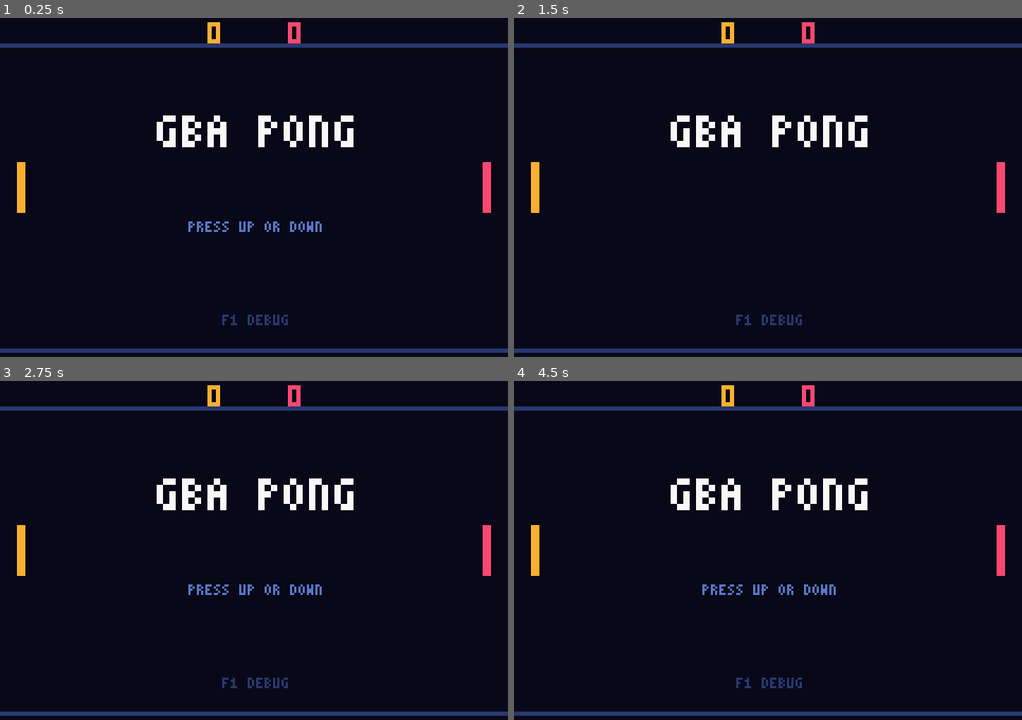
Above: before the commit, frames 1-4 (two rows, left to right).
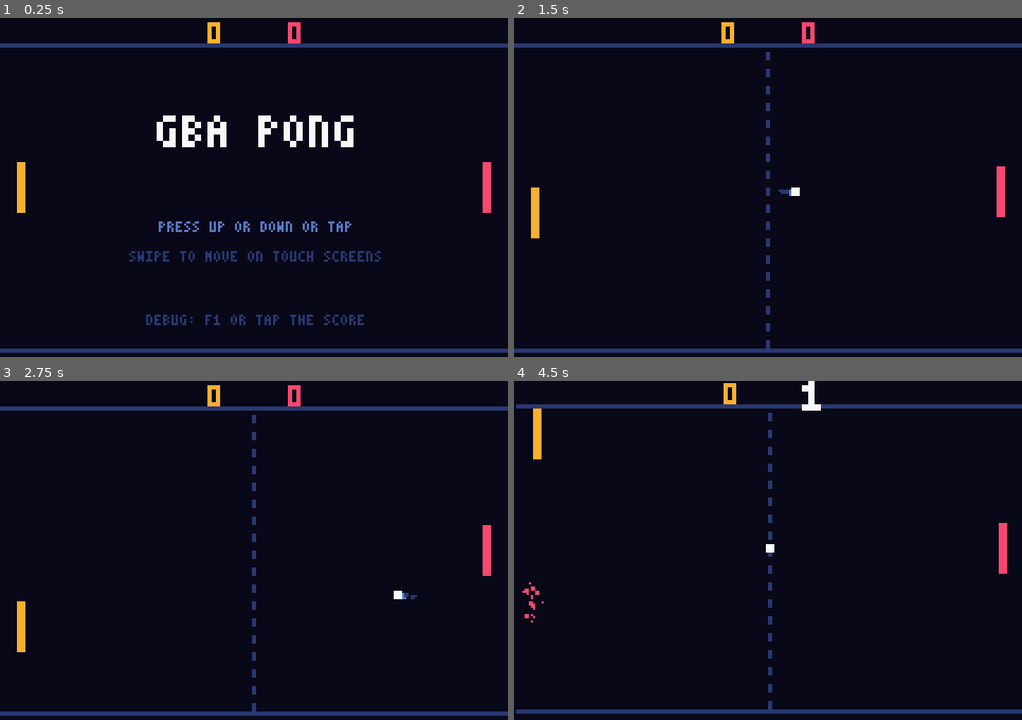
Above: after the commit, the same moments.

Repository: goodandbadvibes/gba-pong
Game: Godot game, scene res://scenes/main.tscn
The game is run twice, just before and just after one commit, with the same random seed, the same clock (stepped at 60 frames per second) and the same inputs.
Inputs (mouse positions are in pixels of both pictures, inside the frame that each line leads up to):
- Up to frame 1 (0.25 s): no input
- Up to frame 2 (1.5 s): tap Enter at 0.5, 0.6 s; move the mouse to (879, 170) at 0.52 s; hold Right 0.53-1.25 s; click (879, 170) at 0.67 s; tap Space at 0.77, 1.07, 1.25 s; tap Keypad Enter at 0.8 s; drag from (666, 204) to (742, 255) at 1.27 s
- Up to frame 3 (2.75 s): move the mouse to (304, 475) at 2.02 s; hold Right from 2.03 s (still down); tap Space at 2.1 s; click (304, 475) at 2.17 s; tap Enter at 2.3 s
- Up to frame 4 (4.5 s): release Right at 2.75 s; drag from (742, 618) to (615, 499) at 2.77 s; move the mouse to (920, 601) at 3.52 s; hold Left 3.53-4.25 s; tap Keypad Enter at 3.6 s; click (920, 601) at 3.67 s; tap Space at 3.77, 3.8, 4.07 s; tap Escape at 4.15 s; drag from (615, 499) to (691, 465) at 4.27 s

The runs differ from the first frame. In frame 1, 1.6% of the frame differs, in the area x 25-75%, y 60-91%; in frame 2, 2.4%; in frame 3, 2.9%; in frame 4, 5.9%, in the area x 0-100%, y 0-99%.

Commit message:
Add touch controls and a GitHub Pages deploy script
Swipe anywhere to move the paddle (tunable SWIPE SPEED, scaled by paddle
speed effects), tap to start, tap the score to open the debug menu,
which then shows a tappable UP/DOWN/-/+/OK/CLOSE bar and accepts taps
on rows. ON SCREEN BUTTONS (debug menu) adds hold-to-move up/down
buttons. Mouse drags emulate touch on desktop.

Menu keys and taps share _menu_action. Tests no longer load or save the
player's tuning file, and cover tap, swipe, slow-scaled swipe, the
on-screen buttons and touch menu use.

tools/deploy-pages.mjs force-pushes build/web to gh-pages.

Co-Authored-By: Claude Opus 5.5 <noreply@anthropic.com>

Diff:
--- a/project.godot
+++ b/project.godot
@@ -23,6 +23,10 @@
 window/stretch/mode="viewport"
 window/stretch/scale_mode="integer"
 
+[input_devices]
+
+pointing/emulate_touch_from_mouse=true
+
 [rendering]
 
 textures/canvas_textures/default_texture_filter=0
--- a/scenes/main.gd
+++ b/scenes/main.gd
@@ -52,6 +52,8 @@
 }
 
 var tuning := Tuning.new()
+## Off in tests, so they neither load nor overwrite the player's saved settings.
+var persist_tuning: bool = true
 var state: State = State.TITLE
 var paddle_cy: Array[float] = [H / 2.0, H / 2.0]
 var effects: Array[Dictionary] = [{}, {}]
@@ -79,12 +81,19 @@
 var menu_index: int = 0
 var menu_scroll: int = 0
 
+# Touch: one finger swipes the paddle; on-screen buttons are optional (debug menu).
+var touch_seen: bool = false
+var swipe_index: int = -1
+var pending_swipe: float = 0.0
+var button_touches: Dictionary = {}
+
 var sfx := {}
 
 
 func _ready() -> void:
 	rng.randomize()
-	tuning.load_saved()
+	if persist_tuning:
+		tuning.load_saved()
 	sfx["paddle"] = _make_blip(880.0, 0.05)
 	sfx["wall"] = _make_blip(440.0, 0.03)
 	sfx["score"] = _make_blip(196.0, 0.2)
@@ -99,21 +108,102 @@
 		if state == State.TITLE or state == State.OVER:
 			if Input.is_action_just_pressed("ui_up") or Input.is_action_just_pressed("ui_down"):
 				start_match()
-		simulate(delta, Input.get_axis("ui_up", "ui_down"))
+		var touch_dir: float = 0.0
+		for dir in button_touches.values():
+			touch_dir += dir
+		simulate(delta, clampf(Input.get_axis("ui_up", "ui_down") + touch_dir, -1.0, 1.0))
 	queue_redraw()
 
 
 func _input(event: InputEvent) -> void:
+	if event is InputEventScreenTouch or event is InputEventScreenDrag:
+		_touch(event)
+		_consume()
+		return
 	var key := event as InputEventKey
 	if key == null or not key.pressed:
 		return
 	if key.keycode == KEY_F1 or key.keycode == KEY_QUOTELEFT:
 		if not key.echo:
 			_toggle_menu()
-		get_viewport().set_input_as_handled()
+		_consume()
 	elif menu_open:
 		_menu_key(key)
-		get_viewport().set_input_as_handled()
+		_consume()
+
+
+## Marks the event handled. Guarded so tests can feed input to a node outside a viewport.
+func _consume() -> void:
+	var viewport := get_viewport()
+	if viewport:
+		viewport.set_input_as_handled()
+
+
+# ---------------------------------------------------------------- touch
+
+const DEBUG_HOTSPOT := Rect2(W / 2 - 32, 0, 64, TOP)
+const TOUCH_UP := Rect2(W - 64, TOP + 8, 30, 30)
+const TOUCH_DOWN := Rect2(W - 64, BOTTOM - 38, 30, 30)
+const MENU_BAR_H := 12
+const MENU_BUTTONS := ["UP", "DOWN", "-", "+", "OK", "CLOSE"]
+
+
+func touch_buttons_on() -> bool:
+	return tuning.get_value("touch_buttons") >= 1.0
+
+
+## Positions arrive in game pixels (240x160) because the viewport stretch transforms them.
+func _touch(event: InputEvent) -> void:
+	touch_seen = true
+	var drag := event as InputEventScreenDrag
+	if drag:
+		if drag.index == swipe_index and not menu_open:
+			pending_swipe += drag.relative.y * tuning.get_value("swipe_speed")
+		return
+
+	var touch := event as InputEventScreenTouch
+	if not touch.pressed:
+		button_touches.erase(touch.index)
+		if touch.index == swipe_index:
+			swipe_index = -1
+		return
+	if menu_open:
+		_menu_touch(touch.position)
+		return
+	if DEBUG_HOTSPOT.has_point(touch.position):
+		_toggle_menu()
+		return
+	if touch_buttons_on() and (state == State.SERVE or state == State.PLAY):
+		if TOUCH_UP.grow(4).has_point(touch.position):
+			button_touches[touch.index] = -1.0
+			return
+		if TOUCH_DOWN.grow(4).has_point(touch.position):
+			button_touches[touch.index] = 1.0
+			return
+	if state == State.TITLE or state == State.OVER:
+		start_match()
+	swipe_index = touch.index
+
+
+func _menu_touch(pos: Vector2) -> void:
+	if pos.y >= H - MENU_BAR_H:
+		var button: int = clampi(int(pos.x / (W / MENU_BUTTONS.size())), 0, MENU_BUTTONS.size() - 1)
+		_menu_action(["up", "down", "dec", "inc", "ok", "close"][button])
+		return
+	var row: int = menu_scroll + int((pos.y - 11.0) / 7.0)
+	if pos.y < 11.0 or row >= _menu_items().size():
+		return
+	if row != menu_index:
+		menu_index = row
+		_play("menu")
+	elif _menu_items()[row].kind == "value":
+		# Tap the right half of the selected row's value: right quarter raises, the quarter before lowers.
+		if pos.x >= W * 0.75:
+			_menu_action("inc")
+		elif pos.x >= W * 0.5:
+			_menu_action("dec")
+	else:
+		_menu_action("ok")
 
 
 # ---------------------------------------------------------------- simulation
@@ -126,6 +216,9 @@
 		return
 
 	_move_paddle(0, dir * paddle_speed(0) * delta)
+	# Swipes move the paddle directly, scaled by speed effects so QUICK/SLOW still matter.
+	_move_paddle(0, pending_swipe * paddle_speed(0) / tuning.get_value("player_speed"))
+	pending_swipe = 0.0
 	_update_cpu(delta)
 
 	match state:
@@ -433,7 +526,11 @@
 
 func _toggle_menu() -> void:
 	menu_open = not menu_open
-	if not menu_open:
+	# Fingers that were down when the menu opened or closed must not keep steering.
+	button_touches.clear()
+	swipe_index = -1
+	pending_swipe = 0.0
+	if not menu_open and persist_tuning:
 		tuning.save()
 		for side in 2:
 			_move_paddle(side, 0.0)
@@ -441,18 +538,35 @@
 
 
 func _menu_key(key: InputEventKey) -> void:
-	var items := _menu_items()
-	var item: Dictionary = items[menu_index]
 	var steps: int = 5 if key.shift_pressed else 1
 	match key.keycode:
 		KEY_UP:
+			_menu_action("up")
+		KEY_DOWN:
+			_menu_action("down")
+		KEY_LEFT:
+			_menu_action("dec", steps)
+		KEY_RIGHT:
+			_menu_action("inc", steps)
+		KEY_ENTER, KEY_KP_ENTER, KEY_SPACE:
+			_menu_action("ok")
+		KEY_ESCAPE:
+			_menu_action("close")
+
+
+## Shared by keys and touch: up, down, dec, inc, ok, close.
+func _menu_action(action: String, steps: int = 1) -> void:
+	var items := _menu_items()
+	var item: Dictionary = items[menu_index]
+	match action:
+		"up":
 			menu_index = wrapi(menu_index - 1, 0, items.size())
-		KEY_DOWN:
+		"down":
 			menu_index = wrapi(menu_index + 1, 0, items.size())
-		KEY_LEFT, KEY_RIGHT:
+		"dec", "inc":
 			if item.kind == "value":
-				tuning.nudge(item.key, steps if key.keycode == KEY_RIGHT else -steps)
-		KEY_ENTER, KEY_KP_ENTER, KEY_SPACE:
+				tuning.nudge(item.key, steps if action == "inc" else -steps)
+		"ok":
 			match item.kind:
 				"spawn":
 					spawn_powerup(item.type)
@@ -463,10 +577,8 @@
 				"close":
 					_toggle_menu()
 					return
-		KEY_ESCAPE:
+		"close":
 			_toggle_menu()
-			return
-		_:
 			return
 	_play("menu")
 
@@ -490,6 +602,10 @@
 	_draw_score(1, W / 2 + 19)
 	_draw_effect_icons(0)
 	_draw_effect_icons(1)
+
+	if touch_buttons_on() and (state == State.SERVE or state == State.PLAY):
+		_draw_touch_button(TOUCH_UP, true, button_touches.values().has(-1.0))
+		_draw_touch_button(TOUCH_DOWN, false, button_touches.values().has(1.0))
 
 	for pu in powerups:
 		if pu.life > 2.0 or fmod(pu.life, 0.2) > 0.1:
@@ -515,13 +631,14 @@
 		State.TITLE:
 			PixelFont.draw(self, "GBA PONG", W / 2, 46, 3, WHITE, PixelFont.Align.CENTER)
 			if fmod(blink, 0.8) < 0.5:
-				PixelFont.draw(self, "PRESS UP OR DOWN", W / 2, 96, 1, MID, PixelFont.Align.CENTER)
-			PixelFont.draw(self, "F1 DEBUG", W / 2, 140, 1, DIM, PixelFont.Align.CENTER)
+				PixelFont.draw(self, "PRESS UP OR DOWN OR TAP", W / 2, 96, 1, MID, PixelFont.Align.CENTER)
+			PixelFont.draw(self, "SWIPE TO MOVE ON TOUCH SCREENS", W / 2, 110, 1, DIM, PixelFont.Align.CENTER)
+			PixelFont.draw(self, "DEBUG: F1 OR TAP THE SCORE", W / 2, 140, 1, DIM, PixelFont.Align.CENTER)
 		State.OVER:
 			var won: bool = scores[0] > scores[1]
 			PixelFont.draw(self, "YOU WIN" if won else "CPU WINS", W / 2, 55, 2, SIDE_COL[0] if won else SIDE_COL[1], PixelFont.Align.CENTER)
 			if fmod(blink, 0.8) < 0.5:
-				PixelFont.draw(self, "PRESS UP OR DOWN", W / 2, 96, 1, MID, PixelFont.Align.CENTER)
+				PixelFont.draw(self, "PRESS UP OR DOWN OR TAP", W / 2, 96, 1, MID, PixelFont.Align.CENTER)
 
 	for popup in popups:
 		# Keep the whole label on screen even when the pickup happened near an edge.
@@ -560,6 +677,21 @@
 		var effect: String = effects[side].keys()[0]
 		var stripe_x: float = rect.position.x + (PADDLE_W - 1 if side == 0 else 0)
 		draw_rect(Rect2(stripe_x, rect.position.y, 1, rect.size.y), PU_INFO[EFFECT_ICON[effect]].color)
+
+
+## Outlined square with a pixel arrow; filled while held.
+func _draw_touch_button(rect: Rect2, up: bool, held: bool) -> void:
+	var color: Color = MID if held else DIM
+	if held:
+		draw_rect(rect, DIM)
+	draw_rect(Rect2(rect.position, Vector2(rect.size.x, 1)), color)
+	draw_rect(Rect2(rect.position + Vector2(0, rect.size.y - 1), Vector2(rect.size.x, 1)), color)
+	draw_rect(Rect2(rect.position, Vector2(1, rect.size.y)), color)
+	draw_rect(Rect2(rect.position + Vector2(rect.size.x - 1, 0), Vector2(1, rect.size.y)), color)
+	var center: Vector2 = (rect.position + rect.size / 2.0).floor()
+	for row in 6:
+		var half: int = row if up else 5 - row
+		draw_rect(Rect2(center.x - half, center.y - 3 + row, half * 2 + 1, 1), WHITE if held else MID)
 
 
 func _draw_powerup(type: int, pos: Vector2) -> void:
@@ -627,6 +759,14 @@
 				text = "< " + text + " >"
 			PixelFont.draw(self, text, W - 4, y, 1, SIDE_COL[0] if selected else color, PixelFont.Align.RIGHT)
 
+	if touch_seen:
+		# Tappable button bar instead of the keyboard hint.
+		var bw: int = W / MENU_BUTTONS.size()
+		for i in MENU_BUTTONS.size():
+			var rect := Rect2(i * bw, H - MENU_BAR_H, bw - 1, MENU_BAR_H)
+			draw_rect(rect, DIM)
+			PixelFont.draw(self, MENU_BUTTONS[i], int(rect.position.x + bw / 2), H - MENU_BAR_H + 4, 1, WHITE, PixelFont.Align.CENTER)
+		return
 	draw_rect(Rect2(0, H - 9, W, 9), DIM)
 	var hint: String = "UP/DOWN PICK  LEFT/RIGHT CHANGE  SHIFT X5"
 	if items[menu_index].kind != "value":
--- a/scripts/tuning.gd
+++ b/scripts/tuning.gd
@@ -22,6 +22,8 @@
 	{"key": "max_balls", "label": "MAX BALLS", "default": 5.0, "min": 1.0, "max": 12.0, "step": 1.0},
 	{"key": "hitstop", "label": "HITSTOP SEC", "default": 0.05, "min": 0.0, "max": 0.2, "step": 0.01},
 	{"key": "shake", "label": "SCREEN SHAKE", "default": 1.0, "min": 0.0, "max": 3.0, "step": 0.25},
+	{"key": "swipe_speed", "label": "SWIPE SPEED", "default": 1.5, "min": 0.5, "max": 4.0, "step": 0.25},
+	{"key": "touch_buttons", "label": "ON SCREEN BUTTONS", "default": 0.0, "min": 0.0, "max": 1.0, "step": 1.0},
 ]
 
 var values: Dictionary = {}
--- a/test/test_rules.gd
+++ b/test/test_rules.gd
@@ -19,12 +19,18 @@
 	_test_multi_ball_respects_max()
 	_test_goal_with_balls_left_keeps_playing()
 	_test_effects_expire()
+	_test_tap_starts_match()
+	_test_swipe_moves_paddle()
+	_test_slow_effect_scales_swipe()
+	_test_touch_buttons()
+	_test_tap_score_opens_menu_and_bar_buttons_work()
 	print("test_rules: %s" % ("FAILED" if failures else "all passed"))
 	quit(1 if failures else 0)
 
 
 func _game() -> Node2D:
 	var game: Node2D = load("res://scenes/main.gd").new()
+	game.persist_tuning = false
 	root.add_child(game)
 	game.tuning.reset()
 	game.tuning.set_value("powerups", 0.0)
@@ -193,3 +199,89 @@
 	_step(game, 150)
 	_expect(not game.effects[0].has("fast"), "effects should wear off after the effect time")
 	game.free()
+
+
+func _touch(game: Node2D, pos: Vector2, pressed: bool, index: int = 0) -> void:
+	var event := InputEventScreenTouch.new()
+	event.index = index
+	event.position = pos
+	event.pressed = pressed
+	game._input(event)
+
+
+func _drag(game: Node2D, pos: Vector2, relative: Vector2, index: int = 0) -> void:
+	var event := InputEventScreenDrag.new()
+	event.index = index
+	event.position = pos
+	event.relative = relative
+	game._input(event)
+
+
+func _test_tap_starts_match() -> void:
+	var game: Node2D = load("res://scenes/main.gd").new()
+	game.persist_tuning = false
+	root.add_child(game)
+	game.tuning.reset()
+	_touch(game, Vector2(60.0, 100.0), true)
+	_expect(game.state == game.State.SERVE, "a tap on the title screen should start a match")
+	game.free()
+
+
+func _test_swipe_moves_paddle() -> void:
+	var game := _game()
+	game.tuning.set_value("swipe_speed", 2.0)
+	game.paddle_cy[0] = 60.0
+	_touch(game, Vector2(60.0, 100.0), true)
+	_drag(game, Vector2(60.0, 110.0), Vector2(0.0, 10.0))
+	_step(game, 1)
+	_expect(is_equal_approx(game.paddle_cy[0], 80.0), "a 10px swipe at speed 2 should move the paddle 20px, got %s" % game.paddle_cy[0])
+	_touch(game, Vector2(60.0, 110.0), false)
+	_drag(game, Vector2(60.0, 120.0), Vector2(0.0, 10.0))
+	_step(game, 1)
+	_expect(is_equal_approx(game.paddle_cy[0], 80.0), "dragging after lifting the finger should do nothing")
+	game.free()
+
+
+func _test_slow_effect_scales_swipe() -> void:
+	var game := _game()
+	game.tuning.set_value("swipe_speed", 1.0)
+	game.paddle_cy[0] = 60.0
+	game.apply_powerup(game.PowerUp.SLOW_FOE, 1)
+	_touch(game, Vector2(60.0, 100.0), true)
+	_drag(game, Vector2(60.0, 110.0), Vector2(0.0, 10.0))
+	_step(game, 6)  # past the pickup's hitstop freeze; the swipe is applied once play resumes
+	_expect(is_equal_approx(game.paddle_cy[0], 66.0), "SLOW FOE should scale swipes to 0.6x, got %s" % game.paddle_cy[0])
+	game.free()
+
+
+func _test_touch_buttons() -> void:
+	var game := _game()
+	game.tuning.set_value("touch_buttons", 1.0)
+	game.paddle_cy[0] = 80.0
+	_touch(game, game.TOUCH_DOWN.get_center(), true, 1)
+	_expect(game.button_touches.get(1) == 1.0, "holding the down button should register as down")
+	game._process(1.0 / 60.0)
+	_expect(game.paddle_cy[0] > 80.0, "holding the down button should move the paddle down")
+	_touch(game, game.TOUCH_DOWN.get_center(), false, 1)
+	_expect(game.button_touches.is_empty(), "releasing should stop the button")
+	game.tuning.set_value("touch_buttons", 0.0)
+	_touch(game, game.TOUCH_DOWN.get_center(), true, 2)
+	_expect(game.button_touches.is_empty(), "with on-screen buttons off, that spot is just a swipe")
+	game.free()
+
+
+func _test_tap_score_opens_menu_and_bar_buttons_work() -> void:
+	var game := _game()
+	_touch(game, Vector2(game.W / 2.0, 5.0), true)
+	_expect(game.menu_open, "tapping the score should open the debug menu")
+	_touch(game, Vector2(game.W / 2.0, 5.0), false)
+	var before: float = game.tuning.get_value("ball_start")
+	var plus_x: float = (game.W / 6.0) * 3.5
+	_touch(game, Vector2(plus_x, game.H - 4.0), true)
+	_expect(game.tuning.get_value("ball_start") > before, "the + button should raise the selected value")
+	_touch(game, Vector2(9.0, 12.0 + 7.0 * 2 + 2.0), true)
+	_expect(game.menu_index == 2, "tapping a row should select it, got %d" % game.menu_index)
+	var close_x: float = (game.W / 6.0) * 5.5
+	_touch(game, Vector2(close_x, game.H - 4.0), true)
+	_expect(not game.menu_open, "the CLOSE button should close the menu")
+	game.free()
Not shown, changed: README.md
Not shown, added: tools/deploy-pages.mjs
